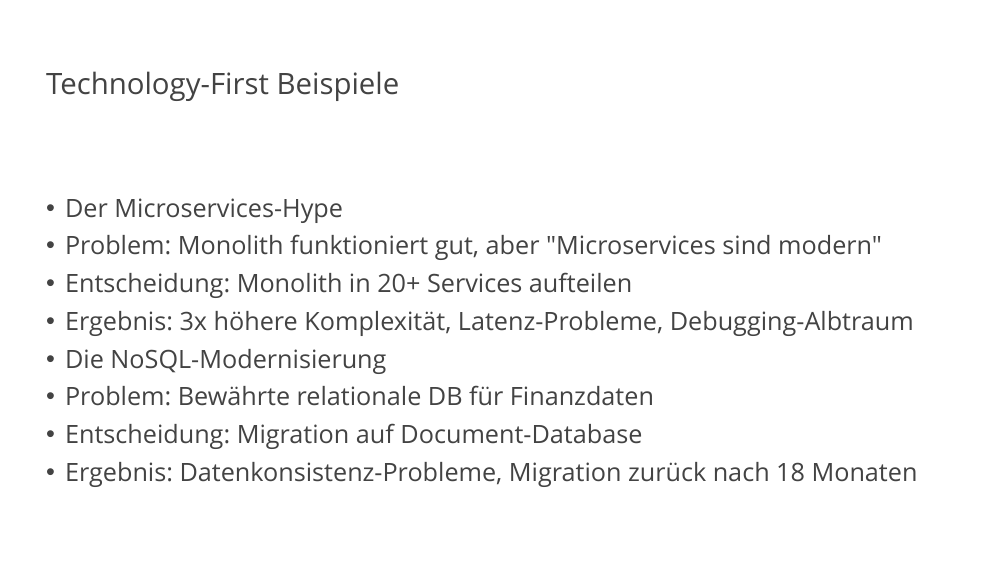
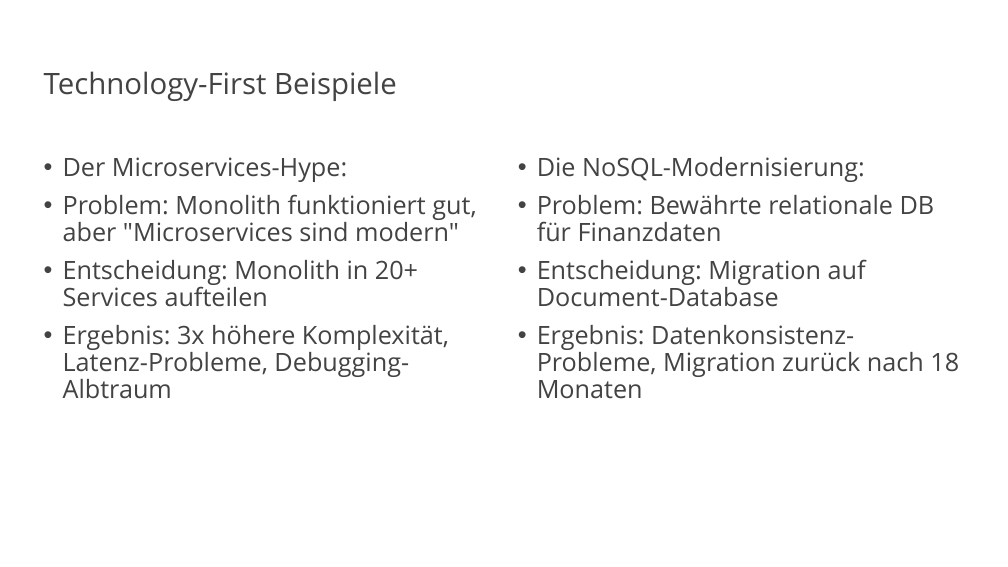
Before and after one commit to vanillacore-net/september-2025-telekom-training, a slide deck: slide 22 of presentations/powerpoint/intro-presentation.pptx (slide 18 before the commit). Drawn at 1008x567 pixels with LibreOffice and Linux fonts; fonts in the diff are those of the drawing; background and template pictures are left out. Boxes give left, top, right and bottom in pixels: in the first picture for what was removed or moved away, otherwise in the second. Text is boxed around its words. In the diff, an @@ line names an element or a change of style, - is before the commit and + after.

```diff
--- a/presentations/powerpoint/intro-presentation.pptx
+++ b/presentations/powerpoint/intro-presentation.pptx
@@ text at (x1=63, y1=157, x2=347, y2=182): text changed @@
-• Der Microservices-Hype
+• Der Microservices-Hype:
@@ text added at (x1=537, y1=157, x2=959, y2=399), 24 pt, text #434343 @@
+• Die NoSQL-Modernisierung:
+• Problem: Bewährte relationale DB für Finanzdaten
+• Entscheidung: Migration auf Document-Database
+• Ergebnis: Datenkonsistenz-Probleme, Migration zurück nach 18 Monaten
@@ text at (x1=65, y1=349, x2=918, y2=487): paragraphs removed @@
-• Die NoSQL-Modernisierung
-• Problem: Bewährte relationale DB für Finanzdaten
-• Entscheidung: Migration auf Document-Database
-• Ergebnis: Datenkonsistenz-Probleme, Migration zurück nach 18 Monaten
```
Also in this commit, not shown: 27 other slides changed, 6 slides added, 1 slide removed, 11 other files.
